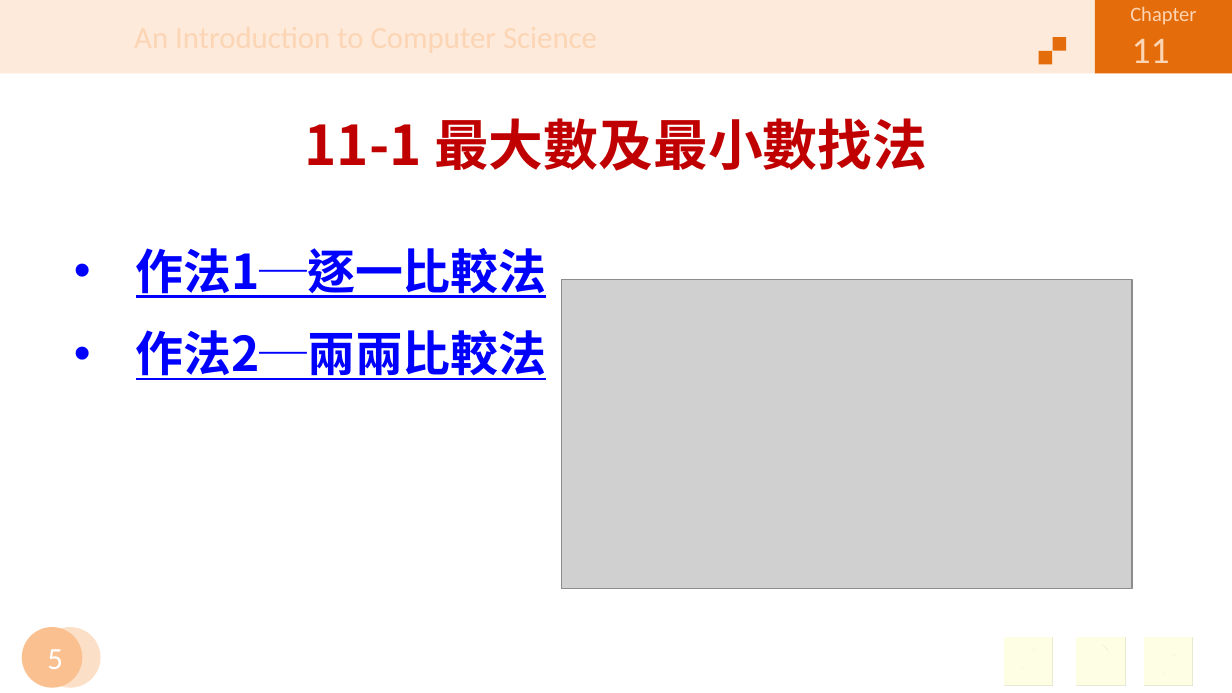
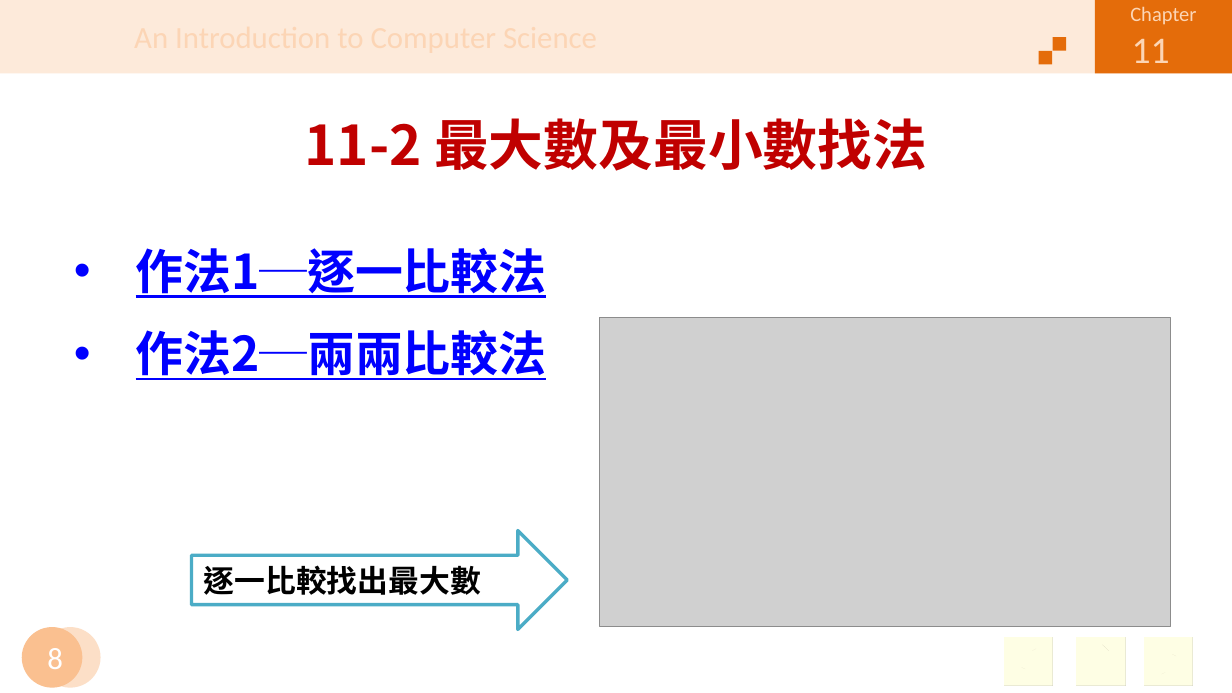
Before and after one commit to jiaweichang/biography, a slide deck: slide 8 of slides/11401/Introduction to Computer/CH11.pptx (slide 5 before the commit). Drawn at 1232x693 pixels with LibreOffice and Linux fonts; fonts in the diff are those of the drawing; grey boxes stand for pictures; background and template pictures are left out. Boxes give left, top, right and bottom in pixels: in the first picture for what was removed or moved away, otherwise in the second. Text is boxed around its words. In the diff, an @@ line names an element or a change of style, - is before the commit and + after.

```diff
--- a/slides/11401/Introduction to Computer/CH11.pptx
+++ b/slides/11401/Introduction to Computer/CH11.pptx
@@ title at [304,118,927,171]: text changed @@
-11-1 最大數及最小數找法
+11-2 最大數及最小數找法
@@ picture: place and size @@
-picture at [562,280,1132,589]
+picture at [600,318,1170,627]
@@ left arrow added at [191,531,567,630], fill #FFFFFF, outline #4BACC6 2 pt, 18 pt, text #000000, bold @@
+逐一比較找出最大數
@@ page number at [47,648,63,669]: text changed @@
-5
+8
```
Also in this commit, not shown: 53 other slides changed, 5 slides added, 3 slides removed, 10 other files.
